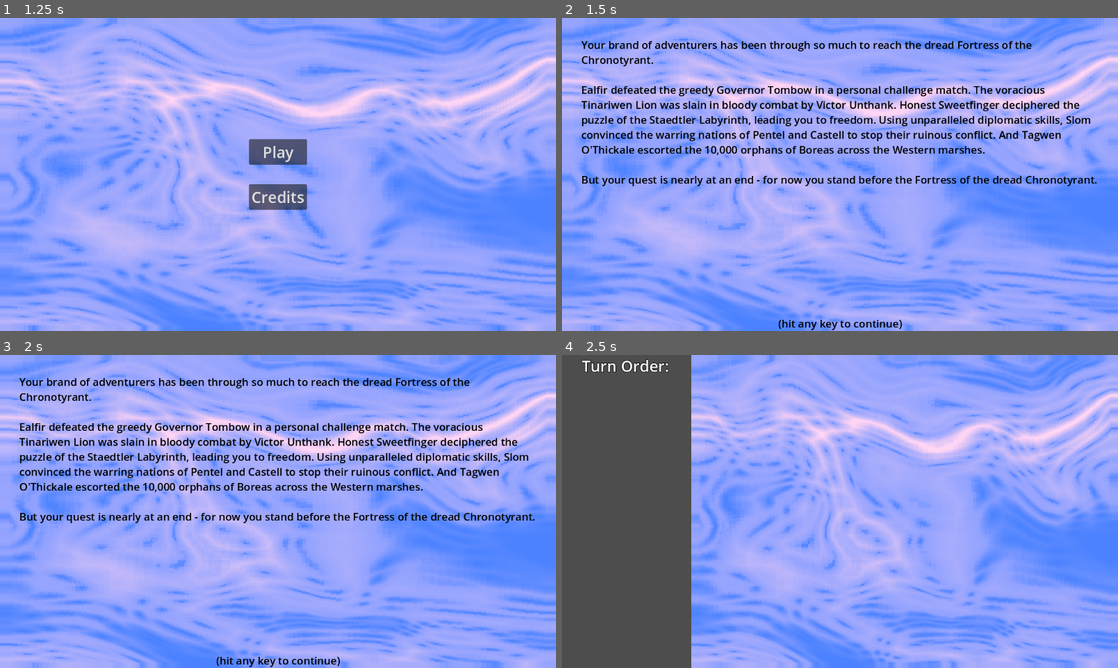
Above: before the commit, frames 1-4 (two rows, left to right).
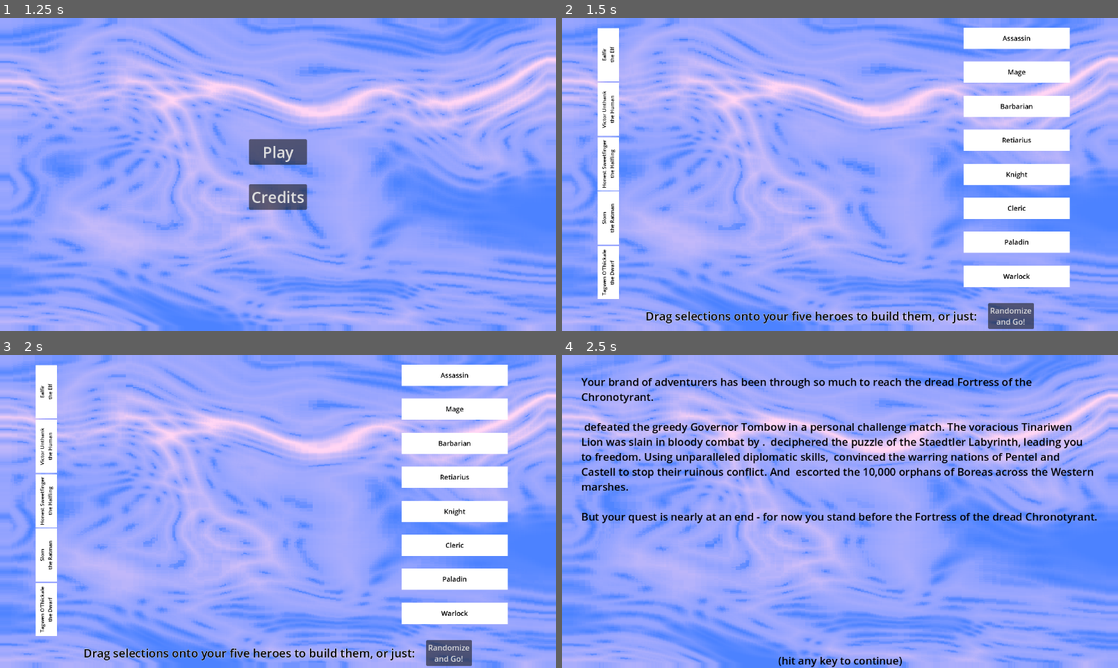
Above: after the commit, the same moments.

Repository: Habidakus/wild-jam-78-erase
Game: Godot game, scene res://Scenes/main.tscn
Same seed, same stepped clock (60 frames per second), same inputs: the game is played once before the commit and once after it. The engine's default icon, where the game draws it, is replaced by a stand-in: a white triangle on a blue panel in a dark square.
Inputs (mouse positions are in pixels of both pictures, inside the frame that each line leads up to):
- Up to frame 1 (1.25 s): tap Enter at 0.5 s; move the mouse to (400, 158) at 0.52 s; click (400, 158) at 0.67 s
- Up to frame 2 (1.5 s): click "Play" at 1.25 s
- Up to frame 3 (2 s): no input
- Up to frame 4 (2.5 s): click (1012, 652) at 2 s, where only the run after the commit has a clickable "Randomize and Go!"

Frame 1 is identical in both runs. In frame 2, 22% of the frame differs, in the area x 3-97%, y 3-100%; in frame 3, 22%; in frame 4, 56%, in the area x 0-99%, y 0-100%.

Commit message:
Added initial pass at party construction screen

Diff:
--- /dev/null
+++ b/Scenes/hero_assembly_container.tscn
@@ -0,0 +1,83 @@
+[gd_scene load_steps=3 format=3 uid="uid://d2aw31i2ulj27"]
+
+[ext_resource type="Script" path="res://Scripts/hero_assembly_container.gd" id="1_57ovc"]
+
+[sub_resource type="LabelSettings" id="LabelSettings_deef4"]
+font_size = 24
+font_color = Color(0, 0, 0, 1)
+
+[node name="HeroAssemblyContainer" type="Control"]
+custom_minimum_size = Vector2(0, 100)
+layout_mode = 3
+anchors_preset = 0
+offset_right = 557.0
+offset_bottom = 100.0
+size_flags_horizontal = 4
+size_flags_vertical = 4
+script = ExtResource("1_57ovc")
+
+[node name="Species" type="Label" parent="."]
+custom_minimum_size = Vector2(250, 100)
+layout_mode = 2
+offset_left = -105.0
+offset_top = 125.0
+offset_right = 145.0
+offset_bottom = 225.0
+rotation = -1.5708
+text = "Sodel MacTinmonger
+the Dwarf"
+label_settings = SubResource("LabelSettings_deef4")
+horizontal_alignment = 1
+vertical_alignment = 1
+
+[node name="ColorRect" type="ColorRect" parent="Species"]
+show_behind_parent = true
+layout_mode = 1
+anchors_preset = 15
+anchor_right = 1.0
+anchor_bottom = 1.0
+grow_horizontal = 2
+grow_vertical = 2
+
+[node name="Class" type="Label" parent="."]
+custom_minimum_size = Vector2(0, 100)
+layout_mode = 2
+offset_left = 5.0
+offset_top = -125.0
+offset_right = 255.0
+offset_bottom = -5.0
+text = "Class Text"
+label_settings = SubResource("LabelSettings_deef4")
+horizontal_alignment = 1
+vertical_alignment = 1
+
+[node name="ColorRect" type="ColorRect" parent="Class"]
+show_behind_parent = true
+layout_mode = 1
+anchors_preset = 15
+anchor_right = 1.0
+anchor_bottom = 1.0
+grow_horizontal = 2
+grow_vertical = 2
+
+[node name="Equipment" type="Label" parent="."]
+custom_minimum_size = Vector2(0, 100)
+layout_mode = 2
+offset_left = 5.0
+offset_top = 5.0
+offset_right = 255.0
+offset_bottom = 125.0
+text = "Equipment Text
+"
+label_settings = SubResource("LabelSettings_deef4")
+horizontal_alignment = 1
+vertical_alignment = 1
+
+[node name="ColorRect" type="ColorRect" parent="Equipment"]
+show_behind_parent = true
+layout_mode = 1
+anchors_preset = 15
+anchor_right = 1.0
+anchor_bottom = 1.0
+grow_horizontal = 2
+grow_vertical = 2
--- a/Scenes/main.tscn
+++ b/Scenes/main.tscn
@@ -16,7 +16,7 @@
 [ext_resource type="AudioStream" uid="uid://coieqfcesjoqk" path="res://Sounds/rant.mp3" id="13_rvtvi"]
 [ext_resource type="AudioStream" uid="uid://btjo4waad4s7d" path="res://Sounds/resurrection_03.wav" id="13_vblk6"]
 [ext_resource type="Script" path="res://Scripts/testing_prep_elo.gd" id="14_fk8kq"]
-[ext_resource type="Script" path="res://Scenes/testing_process_fight.gd" id="15_b6n3m"]
+[ext_resource type="Script" path="res://Scripts/testing_process_fight.gd" id="15_b6n3m"]
 [ext_resource type="Texture2D" uid="uid://c2khk1sps05hp" path="res://Art/Large9Rect.png" id="17_llpd5"]
 
 [sub_resource type="Shader" id="Shader_gc61x"]
@@ -168,6 +168,11 @@
 outline_size = 16
 outline_color = Color(0.00184107, 0.00184107, 0.00184107, 1)
 
+[sub_resource type="LabelSettings" id="LabelSettings_c44qh"]
+font_size = 24
+font_color = Color(0, 0, 0, 1)
+outline_size = 2
+
 [sub_resource type="LabelSettings" id="LabelSettings_oxvky"]
 font_size = 32
 outline_size = 4
@@ -471,10 +476,10 @@
 
 [node name="GameStateMachine" type="Node" parent="OverStateMachine/Game" node_paths=PackedStringArray("initial_state")]
 script = ExtResource("1_p7e6l")
-initial_state = NodePath("PreGame")
+initial_state = NodePath("Idle")
 
 [node name="PreGame" type="Control" parent="OverStateMachine/Game/GameStateMachine"]
-visible = false
+process_mode = 3
 layout_mode = 3
 anchors_preset = 15
 anchor_right = 1.0
@@ -483,6 +488,51 @@
 grow_vertical = 2
 mouse_filter = 2
 script = ExtResource("5_d37js")
+
+[node name="Background" type="ColorRect" parent="OverStateMachine/Game/GameStateMachine/PreGame"]
+material = SubResource("ShaderMaterial_tll2r")
+layout_mode = 1
+anchors_preset = 15
+anchor_right = 1.0
+anchor_bottom = 1.0
+grow_horizontal = 2
+grow_vertical = 2
+size_flags_horizontal = 3
+
+[node name="MarginContainer" type="MarginContainer" parent="OverStateMachine/Game/GameStateMachine/PreGame"]
+layout_mode = 1
+anchors_preset = 15
+anchor_right = 1.0
+anchor_bottom = 1.0
+grow_horizontal = 2
+grow_vertical = 2
+theme_override_constants/margin_left = 20
+theme_override_constants/margin_top = 20
+theme_override_constants/margin_right = 20
+theme_override_constants/margin_bottom = 65
+
+[node name="ReferenceRect" type="ReferenceRect" parent="OverStateMachine/Game/GameStateMachine/PreGame/MarginContainer"]
+layout_mode = 2
+
+[node name="Label" type="Label" parent="OverStateMachine/Game/GameStateMachine/PreGame"]
+layout_mode = 2
+offset_left = 173.0
+offset_top = 600.0
+offset_right = 879.0
+offset_bottom = 634.0
+text = "Drag selections onto your five heroes to build them, or just:   "
+label_settings = SubResource("LabelSettings_c44qh")
+
+[node name="RandomButton" type="Button" parent="OverStateMachine/Game/GameStateMachine/PreGame"]
+layout_mode = 2
+offset_left = 883.0
+offset_top = 590.0
+offset_right = 978.0
+offset_bottom = 644.0
+size_flags_horizontal = 4
+size_flags_vertical = 8
+text = "Randomize
+and Go!"
 
 [node name="LoopExposition" type="Control" parent="OverStateMachine/Game/GameStateMachine" node_paths=PackedStringArray("next_state")]
 visible = false
@@ -976,6 +1026,13 @@
 
 Finally, after endless battles through the eons, the Chronotyrant has been slain. His cruel machinations come to an end. All, thanks to you, you mighty three remaining heroes."
 
+[node name="Idle" type="Control" parent="OverStateMachine/Game/GameStateMachine"]
+layout_mode = 3
+anchors_preset = 0
+offset_right = 40.0
+offset_bottom = 40.0
+script = ExtResource("4_jdfnt")
+
 [node name="Tooltip" type="Control" parent="OverStateMachine/Game"]
 visible = false
 top_level = true
@@ -1026,3 +1083,4 @@
 
 [connection signal="button_up" from="OverStateMachine/Menu/VBoxContainer/PlayButton" to="OverStateMachine/Menu" method="_on_button_button_up"]
 [connection signal="button_up" from="OverStateMachine/Menu/VBoxContainer/CreditsButton" to="OverStateMachine/Menu" method="_on_credits_button_up"]
+[connection signal="button_up" from="OverStateMachine/Game/GameStateMachine/PreGame/RandomButton" to="OverStateMachine/Game/GameStateMachine/PreGame" method="_on_random_button_button_up"]
--- /dev/null
+++ b/Scenes/unit_mod_container.tscn
@@ -0,0 +1,44 @@
+[gd_scene load_steps=3 format=3 uid="uid://ro0gwgo43mhx"]
+
+[ext_resource type="Script" path="res://Scripts/unit_mod_container.gd" id="1_4dc6v"]
+
+[sub_resource type="LabelSettings" id="LabelSettings_deef4"]
+font_size = 32
+font_color = Color(0, 0, 0, 1)
+
+[node name="UnitModContainer" type="Control"]
+custom_minimum_size = Vector2(0, 100)
+layout_mode = 3
+anchors_preset = 0
+offset_left = -250.0
+offset_top = -50.0
+offset_right = 250.0
+offset_bottom = 50.0
+size_flags_horizontal = 4
+size_flags_vertical = 4
+script = ExtResource("1_4dc6v")
+
+[node name="UnitModName" type="Label" parent="."]
+custom_minimum_size = Vector2(0, 100)
+layout_mode = 1
+anchors_preset = 15
+anchor_right = 1.0
+anchor_bottom = 1.0
+grow_horizontal = 2
+grow_vertical = 2
+text = "Class Text"
+label_settings = SubResource("LabelSettings_deef4")
+horizontal_alignment = 1
+vertical_alignment = 1
+
+[node name="ColorRect" type="ColorRect" parent="UnitModName"]
+show_behind_parent = true
+layout_mode = 1
+anchors_preset = 15
+anchor_right = 1.0
+anchor_bottom = 1.0
+grow_horizontal = 2
+grow_vertical = 2
+mouse_filter = 2
+
+[connection signal="gui_input" from="." to="." method="_on_gui_input"]
--- a/Scripts/game.gd
+++ b/Scripts/game.gd
@@ -11,6 +11,14 @@
 const calculation_depth : int = 7 # This is how many look aheads the min-max engine computes
 const path_depth : int = 8 # 6 This is how many encounters before the chronotyrant
 const path_width : int = 4
+
+func enter_state() -> void:
+	super.enter_state()
+	combat_state_machine_state.our_state_machine.switch_state("PreGame")
+
+func exit_state(next_state : StateMachineState) -> void:
+	combat_state_machine_state.our_state_machine.switch_state("Idle")
+	super.exit_state(next_state)
 
 # Called when the node enters the scene tree for the first time.
 func _ready() -> void:
@@ -45,33 +53,27 @@
 var hero_cds : EGameState.CalculusDiffScore
 var foe_cds : EGameState.CalculusDiffScore
 
-func initialize_heroes() -> void:
+func clear_heroes() -> void:
 	heroes.clear()
+
+func load_in_heroes(unit_stats : Array[UnitStats]) -> void:
+	assert(heroes.is_empty)
 	hero_cgs = EGameState.CalculusGetScore.Default
 	hero_cds = EGameState.CalculusDiffScore.Reversed
 	foe_cgs = EGameState.CalculusGetScore.Default
 	foe_cds = EGameState.CalculusDiffScore.Reversed
-	#if rnd.randf() < 0.5:
-		#hero_cgs = EGameState.CalculusGetScore.Default
-	#else:
-		#hero_cgs = EGameState.CalculusGetScore.Reversed
-	#if rnd.randf() < 0.5:
-		#foe_cgs = EGameState.CalculusGetScore.Reversed
-	#else:
-		#foe_cgs = EGameState.CalculusGetScore.Default
-	#if rnd.randf() < 0.5:
-		#hero_cds = EGameState.CalculusDiffScore.Default
-	#else:
-		#hero_cds = EGameState.CalculusDiffScore.Reversed
-	#if rnd.randf() < 0.5:
-		#foe_cds = EGameState.CalculusDiffScore.Reversed
-	#else:
-		#foe_cds = EGameState.CalculusDiffScore.Default
+	heroes = unit_stats
+
+func initialize_heroes() -> void:
+	assert(heroes.is_empty())
+	hero_cgs = EGameState.CalculusGetScore.Default
+	hero_cds = EGameState.CalculusDiffScore.Reversed
+	foe_cgs = EGameState.CalculusGetScore.Default
+	foe_cds = EGameState.CalculusDiffScore.Reversed
 	var species = UnitMod.create_species_shuffle(rnd)
 	var occupation = UnitMod.create_occupation_shuffle(rnd)
 	var equipment = UnitMod.create_equipment_shuffle(rnd)
 	for i in range(0, 5):
-		#heroes.append(UnitStats.create_random(rnd, UnitStats.Side.HUMAN))
 		heroes.append(UnitStats.create_shuffle_hero(i, species, occupation, equipment, rnd))
 
 func preserve_heroes() -> void:
--- a/Scripts/gamestate_pregame.gd
+++ b/Scripts/gamestate_pregame.gd
@@ -1,13 +1,209 @@
-extends StateMachineState
+class_name SMSPreGame extends StateMachineState
 
 var game : Game
+var species : Array[UnitMod]
+var occupations : Array[UnitMod]
+var equipment : Array[UnitMod]
+var hero_containers : Array[HeroAssemblyContainer]
+var mod_containers : Array[UnitModContainer]
+var work_area : ReferenceRect
+var global_corner_min : Vector2
+var global_corner_max : Vector2
+
+const hero_container_scene = preload("res://Scenes/hero_assembly_container.tscn")
+const unit_mod_container_scene = preload("res://Scenes/unit_mod_container.tscn")
+
+enum Phase { SETUP, SPECIES_SELECT, CLASS_SELECT, EQUIP_SELECT}
+var phase : Phase = Phase.SETUP
 
 func init(_game : Game) -> void:
 	game = _game
 
+func _ready() -> void:
+	work_area = find_child("ReferenceRect") as ReferenceRect
+
+func load_work_area() -> void:
+	global_corner_min = work_area.global_position
+	global_corner_max = work_area.global_position + work_area.size
+
+func setup_column(_column_name : String, _mods : Array[UnitMod]) -> void:
+	pass
+	#var column : VBoxContainer = find_child(column_name) as VBoxContainer
+	#for mod : UnitMod in mods:
+		#var label : Label = Label.new()
+		#label.text = mod.get_mod_name()
+		#label.label_settings = LabelSettings.new()
+		#label.label_settings.font_color = Color.BLACK
+		#label.label_settings.font_size = 28
+		#var color_rectbox : ColorRect = ColorRect.new()
+		#color_rectbox.set_anchors_preset(PRESET_FULL_RECT)
+		#color_rectbox.show_behind_parent = true
+		#label.add_child(color_rectbox)
+		#column.add_child(label)
+
+func change_phase(new_phase : Phase) -> void:
+	if phase == new_phase:
+		return
+	phase = new_phase
+	match phase:
+		Phase.SETUP:
+			assert(false)
+		Phase.SPECIES_SELECT:
+
+			hero_containers.clear()
+			for i in range(0, 5):
+				var hero_container = hero_container_scene.instantiate()
+				hero_containers.append(hero_container)
+				hero_container.global_position = global_corner_min;
+				hero_container.global_position.x += 100
+				hero_container.global_position.y += (i + 0.5) * (global_corner_max.y - global_corner_min.y) / 5
+				#heroes_column.add_child(hero_container)
+				hero_container.scale = Vector2(0.44, 0.44)
+				add_child(hero_container)
+
+			assert(species.size() >= 5)
+			if species.size() == 5:
+				for i in range(0, species.size()):
+					assign_hero_name(i, species[i].generate_name(game.rnd))
+					slot_mod_in_hero(i, species[i])
+			else:
+				call_deferred("detach_species_selections")
+		Phase.CLASS_SELECT:
+			call_deferred("detach_class_selections")
+		Phase.EQUIP_SELECT:
+			call_deferred("detach_equip_selections")
+
+func clear_unused_previous_mods() -> void:
+	for unused_previous_mod : UnitModContainer in mod_containers:
+		unused_previous_mod.queue_free()
+	mod_containers.clear()
+
+func display_new_mods(unit_mods : Array[UnitMod]) -> void:
+	for index : int in range(0, unit_mods.size()):
+		var mod_container = unit_mod_container_scene.instantiate()
+		mod_containers.append(mod_container)
+		mod_container.global_position = global_corner_max;
+		mod_container.global_position.x -= 300
+		mod_container.global_position.y = global_corner_min.y + index * (global_corner_max.y - global_corner_min.y) / unit_mods.size()
+		mod_container.scale = Vector2(0.44, 0.44)
+		add_child(mod_container)
+		mod_container.add_mod(unit_mods[index], Callable(self, "mod_event"))
+
+func detach_species_selections() -> void:
+	display_new_mods(species)
+
+func detach_class_selections() -> void:
+	clear_unused_previous_mods()
+	display_new_mods(occupations)
+
+func detach_equip_selections() -> void:
+	clear_unused_previous_mods()
+	display_new_mods(equipment)
+
+func get_closest_hero_assembly(unit_mod_container : UnitModContainer) -> HeroAssemblyContainer:
+	var best_dist : float = unit_mod_container.get_dist_from_home()
+	var ret_val : HeroAssemblyContainer = null
+	for hero : HeroAssemblyContainer in hero_containers:
+		if hero.can_slot(unit_mod_container, phase):
+			var dist_to_hero : float = hero.global_position.distance_to(unit_mod_container.global_position)
+			if dist_to_hero < best_dist:
+				best_dist = dist_to_hero
+				ret_val = hero
+	return ret_val
+
+var umc_mouse_offset : Vector2
+var current_closest_hero_assembly : HeroAssemblyContainer = null
+
+func mod_event(unit_mod_container : UnitModContainer, event : int) -> void:
+	if event == 0: # click on
+		umc_mouse_offset = get_global_mouse_position() - unit_mod_container.global_position
+	elif event == 1: # click off
+		unit_mod_container.global_position = get_global_mouse_position() - umc_mouse_offset
+		if current_closest_hero_assembly == null:
+			unit_mod_container.return_home()
+		else:
+			current_closest_hero_assembly.add_mod_container(unit_mod_container, phase)
+			mod_containers.erase(unit_mod_container)
+			unit_mod_container.queue_free()
+	elif event == 2: # mouse move
+		unit_mod_container.global_position = get_global_mouse_position() - umc_mouse_offset
+		var closest_hero : HeroAssemblyContainer = get_closest_hero_assembly(unit_mod_container)
+		if closest_hero == current_closest_hero_assembly:
+			return
+		if current_closest_hero_assembly != null:
+			current_closest_hero_assembly.stop_glowing()
+		current_closest_hero_assembly = closest_hero
+		if current_closest_hero_assembly != null:
+			current_closest_hero_assembly.start_glowing()
+
+func enter_state() -> void:
+	super.enter_state()
+	phase = Phase.SETUP
+	call_deferred("load_work_area")
+	#for child : Node in heroes_column.get_children():
+		#if child is Label:
+			#continue
+		#if child is Separator:
+			#continue
+		#child.queue_free()
+
+func exit_state(next_state: StateMachineState) -> void:
+	hero_containers.clear()
+	mod_containers.clear()
+	species.clear()
+	occupations.clear()
+	equipment.clear()
+	super.exit_state(next_state)
+
 func _process(_delta: float) -> void:
+	if global_corner_max == Vector2.ZERO:
+		return
+
+	if species.is_empty() && game != null:
+		species = UnitMod.create_species_shuffle(game.rnd)
+		assert(species.size() >= 5)
+		setup_column("SpeciesColumn", species)
+		occupations = UnitMod.create_occupation_shuffle(game.rnd)
+		setup_column("ClassColumn", occupations)
+		equipment = UnitMod.create_equipment_shuffle(game.rnd)
+		setup_column("EquipColumn", equipment)
+		change_phase(Phase.SPECIES_SELECT)
+
+	match phase:
+		Phase.SPECIES_SELECT:
+			if all_heroes_have_species():
+				change_phase(Phase.CLASS_SELECT)
+		Phase.CLASS_SELECT:
+			if all_heroes_have_class():
+				change_phase(Phase.EQUIP_SELECT)
+		Phase.EQUIP_SELECT:
+			if all_heroes_have_equip():
+				export_heroes()
+
+func assign_hero_name(index : int, hero_name : String) -> void:
+	hero_containers[index].assign_hero_name(hero_name)
+
+func slot_mod_in_hero(index : int, mod : UnitMod) -> void:
+	hero_containers[index].add_mod(mod, phase)
+
+func all_heroes_have_species() -> bool:
+	return !hero_containers.any(func(a : HeroAssemblyContainer) : return a.is_missing_species())
+
+func all_heroes_have_class() -> bool:
+	return !hero_containers.any(func(a : HeroAssemblyContainer) : return a.is_missing_class())
+
+func all_heroes_have_equip() -> bool:
+	return !hero_containers.any(func(a : HeroAssemblyContainer) : return a.is_missing_equip())
+
+func export_heroes() -> void:
+	var unit_stats : Array[UnitStats]
+	for hero_assembly : HeroAssemblyContainer in hero_containers:
+		unit_stats.append(UnitStats.load_hero(hero_assembly.species, hero_assembly.occupation, hero_assembly.equip, hero_assembly.unit_name))
+	game.load_in_heroes(unit_stats)
+	our_state_machine.switch_state("LoopExposition")
+
+func _on_random_button_button_up() -> void:
 	game.initialize_heroes()
 	#our_state_machine.switch_state("PathSelection")
 	#our_state_machine.switch_state("Testing_PrepElo")
-
 	our_state_machine.switch_state("LoopExposition")
--- /dev/null
+++ b/Scripts/hero_assembly_container.gd
@@ -0,0 +1,62 @@
+class_name HeroAssemblyContainer extends Control
+
+var unit_name : String = "???"
+var species : UnitMod = null
+var occupation : UnitMod = null
+var equip : UnitMod = null
+var species_label : Label
+var occupation_label : Label
+var equipment_label : Label
+
+func assign_hero_name(hero_name : String) -> void:
+	unit_name = hero_name
+
+func add_mod(mod : UnitMod, phase : SMSPreGame.Phase) -> void:
+	match phase:
+		SMSPreGame.Phase.SPECIES_SELECT:
+			species = mod
+			species_label.text = unit_name + "\nthe " + species.get_mod_name()
+			species_label.show()
+		SMSPreGame.Phase.CLASS_SELECT:
+			occupation = mod
+			occupation_label.text = occupation.get_mod_name()
+			occupation_label.show()
+		SMSPreGame.Phase.EQUIP_SELECT:
+			equip = mod
+			equipment_label.text = equip.get_mod_name()
+			equipment_label.show()
+
+func add_mod_container(unit_mod_container : UnitModContainer, phase : SMSPreGame.Phase) -> void:
+	add_mod(unit_mod_container.mod, phase)
+
+func start_glowing() -> void:
+	(species_label.find_child("ColorRect") as ColorRect).color = Color.LIME
+func stop_glowing() -> void:
+	(species_label.find_child("ColorRect") as ColorRect).color = Color.WHITE
+
+func can_slot(_unit_mod_container : UnitModContainer, phase : SMSPreGame.Phase) -> bool:
+	match phase:
+		SMSPreGame.Phase.SPECIES_SELECT:
+			return is_missing_species()
+		SMSPreGame.Phase.CLASS_SELECT:
+			return is_missing_class()
+		SMSPreGame.Phase.EQUIP_SELECT:
+			return is_missing_equip()
+	assert(false)
+	return false
+
+func is_missing_species() -> bool:
+	return species == null
+func is_missing_class() -> bool:
+	return occupation == null
+func is_missing_equip() -> bool:
+	return equip == null
+
+# Called when the node enters the scene tree for the first time.
+func _ready() -> void:
+	species_label = find_child("Species") as Label
+	species_label.hide()
+	occupation_label = find_child("Class") as Label
+	occupation_label.hide()
+	equipment_label = find_child("Equipment") as Label
+	equipment_label.hide()
--- a/Scripts/unit_mod.gd
+++ b/Scripts/unit_mod.gd
@@ -13,6 +13,44 @@
 	var ret_val : UnitMod = UnitMod.new()
 	ret_val.elo_name = mod_name
 	return ret_val
+
+func get_mod_name() -> String:
+	return elo_name
+
+func get_description(rnd : RandomNumberGenerator) -> String:
+	var name : String
+	if will_name():
+		name = generate_name(rnd) + " the " + elo_name
+	else:
+		name = elo_name
+	var data : String
+	if extra_health > 0:
+		data = "+" + str(extra_health) + " health"
+	elif extra_health < 0:
+		data = str(extra_health) + " health"
+	if extra_armor != 0:
+		assert(extra_armor > 0)
+		if !data.is_empty():
+			data += ", "
+		data += "+" + str(extra_armor) + " armor"
+	if extra_slowness != 0:
+		if !data.is_empty():
+			data += ", "
+		if extra_slowness > 0:
+			data += "-" + str(extra_slowness) + " speed"
+		else:
+			data += "+" + str(0 - extra_slowness) + " speed"
+	if !attacks.is_empty():
+		var attack_string : String = ""
+		for attack : AttackStats in attacks:
+			if !attack_string.is_empty():
+				attack_string += ", "
+			attack_string += attack.attack_name
+		if !data.is_empty():
+			data += "\nAttacks: " + attack_string
+		else:
+			data = attack_string
+	return name if data.is_empty() || data == name else name + ":\n" + data
 
 func set_skill_class(_class : SkillStats.SkillClass) -> UnitMod:
 	skill_class = _class
--- /dev/null
+++ b/Scripts/unit_mod_container.gd
@@ -0,0 +1,44 @@
+class_name UnitModContainer extends Control
+
+var mod : UnitMod = null
+var unit_mod_name_label : Label
+var callback : Callable
+var pressed : bool = false
+var home : Vector2
+var tween : Tween
+
+func add_mod(_mod : UnitMod, functor : Callable) -> void:
+	mod = _mod
+	unit_mod_name_label.text = mod.get_mod_name()
+	callback = functor
+
+# Called when the node enters the scene tree for the first time.
+func _ready() -> void:
+	unit_mod_name_label = find_child("UnitModName") as Label
+	call_deferred("get_home")
+
+func return_home() -> void:
+	tween = create_tween()
+	tween.tween_property(self, "global_position", home, 1)
+
+func get_home() -> void:
+	home = global_position
+
+func get_dist_from_home() -> float:
+	return home.distance_to(global_position)
+
+func _on_gui_input(event: InputEvent) -> void:
+	if event is InputEventMouseButton:
+		if tween != null:
+			tween.stop()
+		var iemb : InputEventMouseButton = event as InputEventMouseButton
+		if iemb.is_pressed():
+			callback.bind(self, 0).call()
+			pressed = true
+		elif iemb.is_released():
+			callback.bind(self, 1).call()
+			pressed = false
+	elif event is InputEventMouseMotion:
+		if pressed:
+			#var iemm : InputEventMouseMotion = event as InputEventMouseMotion
+			callback.bind(self, 2).call()
--- a/Scripts/unit_stats.gd
+++ b/Scripts/unit_stats.gd
@@ -185,6 +185,11 @@
 					foe.unit_name = "Mantis Queen"
 		ret_val.append(foe)
 		difficulty -= v
+	return ret_val
+
+static func load_hero(species : UnitMod, occupation : UnitMod, equipment : UnitMod, hero_name : String) -> UnitStats:
+	var ret_val : UnitStats = UnitStats.new()
+	ret_val.init_with_name(species, occupation, equipment, Side.HUMAN, hero_name)
 	return ret_val
 
 static func create_shuffle_hero(index : int, species : Array[UnitMod], occupation : Array[UnitMod], equipment : Array[UnitMod], rnd : RandomNumberGenerator) -> UnitStats:
@@ -405,7 +410,18 @@
 		ret_val.append_array(actions)
 	return ret_val
 
+func init_with_name(_species : UnitMod, _occupation : UnitMod, _equipment : UnitMod, _side : UnitStats.Side, hero_name : String) -> void:
+	init_base(_species, _occupation, _equipment, _side, hero_name)
+
 func init(_species : UnitMod, _occupation : UnitMod, _equipment : UnitMod, _side : UnitStats.Side, rnd : RandomNumberGenerator) -> void:
+	var hero_name : String = "???"
+	if _species.will_name():
+		hero_name = _species.generate_name(rnd)
+	else:
+		hero_name = UnitStats.Side.keys()[_side] + "/" + _species.elo_name + "/" + _occupation.elo_name + "/" + _equipment.elo_name + "#" + str(id)
+	init_base(_species, _occupation, _equipment, _side, hero_name)
+
+func init_base(_species : UnitMod, _occupation : UnitMod, _equipment : UnitMod, _side : UnitStats.Side, _hero_name : String) -> void:
 	id = next_id
 	next_id += 1
 
@@ -413,10 +429,6 @@
 	max_health = 100 + _species.extra_health + _occupation.extra_health + _equipment.extra_health
 	current_health = max_health
 	skill_class = _occupation.skill_class
-	if _species.will_name():
-		unit_name = _species.generate_name(rnd)
-	else:
-		unit_name = UnitStats.Side.keys()[_side] + "/" + _species.elo_name + "/" + _occupation.elo_name + "/" + _equipment.elo_name + "#" + str(id)
 	armor = _species.extra_armor + _occupation.extra_armor + _equipment.extra_armor
 	slowness = 10 + _species.extra_slowness + _occupation.extra_slowness + _equipment.extra_slowness
 	next_attack = slowness + noise.randf_range(0, 0.01)
@@ -432,7 +444,6 @@
 		icon = _occupation.get_icon()
 	elif _equipment.has_icon():
 		icon = _equipment.get_icon()
-	#assert(attacks.filter(func(a : AttackStats) : return a.single_use).size() < 2)
 
 func clear_cooldowns() -> void:
 	cooldown_id = -1
Not shown: 1 places in Scenes/main.tscn that only renumber resources
Renamed: Scenes/testing_process_fight.gd -> Scripts/testing_process_fight.gd
